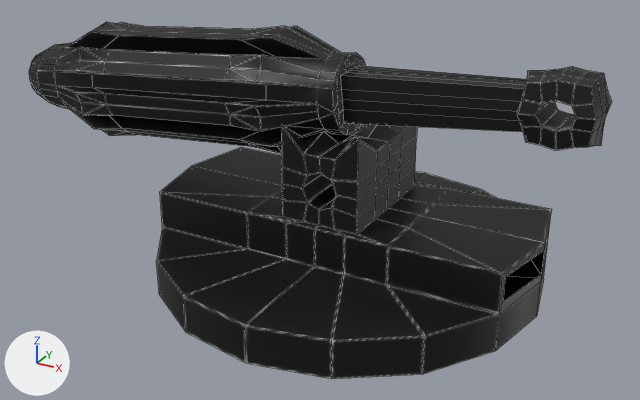
An edit to the FBX model Keng/Models/Beam Blaster/BeamBlaster_Idle.fbx, drawn before and after from the same camera.
Before and after are seen from a camera (50 mm lens) standing at (222.0, -444.0, 265.0) and looking at (-22.0, 0.0, 42.0). Every picture has the same lights, and +X, +Y and +Z are marked at lower left. Mesh edges are drawn as thin lines. Where no turn or scale is listed for an object, it has been applied to the vertices.

Objects in the first picture: 'beamblaster_canon', 'beamblaster_stand'.
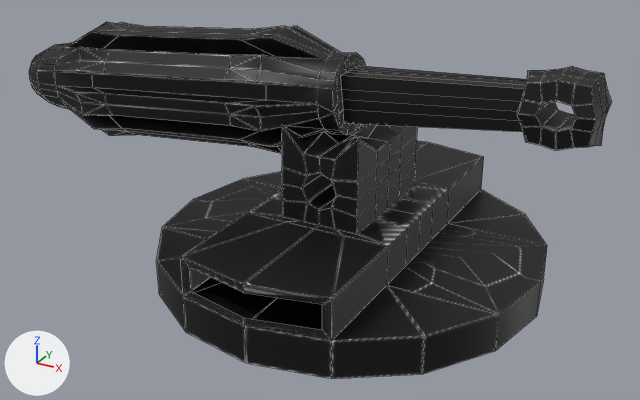
Boxes [x1, y1, x2, y2] around the edits, measured in the pictures (640 x 400 px):
```json
{"object": "beamblaster_stand", "change": "reshaped", "before": [157, 124, 552, 379], "after": [157, 171, 547, 379]}
{"object": "beamblaster_connector", "change": "added", "after": [180, 124, 484, 341], "on screen": "black"}
{"part": 1, "of": "me_mesh_001", "change": "cut back", "before": [160, 124, 552, 314], "after": [163, 179, 547, 314]}
```

The change, as JSON lines over the scene's bpy script:
```json
{"block": "me_mesh_001", "where": "# used by ob_beamblaster_stand; location = (0.0, 0.0, 0.0)"}
{"op": "remove", "block": "me_mesh_001", "code": "me_mesh_001.from_pydata(...)  # 164 vertices, 174 faces; spans x -120.0..120.0, y -120.0..120.0, z 0.0..104.0"}
{"op": "add", "block": "me_mesh_001", "code": "me_mesh_001.from_pydata(...)  # 43 vertices, 45 faces; spans x -120.0..120.0, y -120.0..120.0, z 0.0..23.0"}
{"block": "me_mesh_001", "change": "me_mesh_001 part 1"}
{"block": "me_mesh_001", "change": "121 vertices are removed from x -120.0..120.0, y -46.0..46.0, z 27.0..104.0"}
{"block": "me_mesh_001", "change": "130 faces are deleted"}
{"block": "me_mesh_001", "change": "1 new face joins them"}
{"op": "add", "block": "me_mesh_001_1", "code": ["me_mesh_001_1 = bpy.data.meshes.new('Mesh.001')", "me_mesh_001_1.from_pydata(...)  # 137 vertices, 130 faces; spans x -46.0..46.0, y -120.0..120.0, z 23.0..104.0", "me_mesh_001_1.materials.append(mat_beamblaster_stand1)  # picture img_beam_blaster_stand_psd"]}
{"op": "add", "block": "ob_beamblaster_connector", "code": ["ob_beamblaster_connector = bpy.data.objects.new('beamblaster_connector', me_mesh_001_1)", "ob_beamblaster_connector.location = (0.0, 0.0, 0.0)"]}
```
